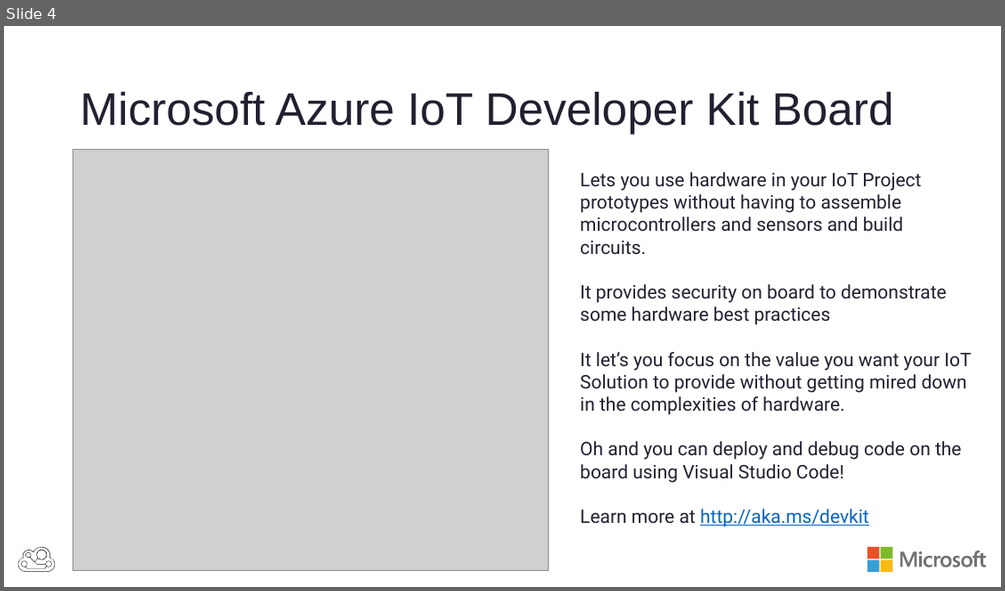
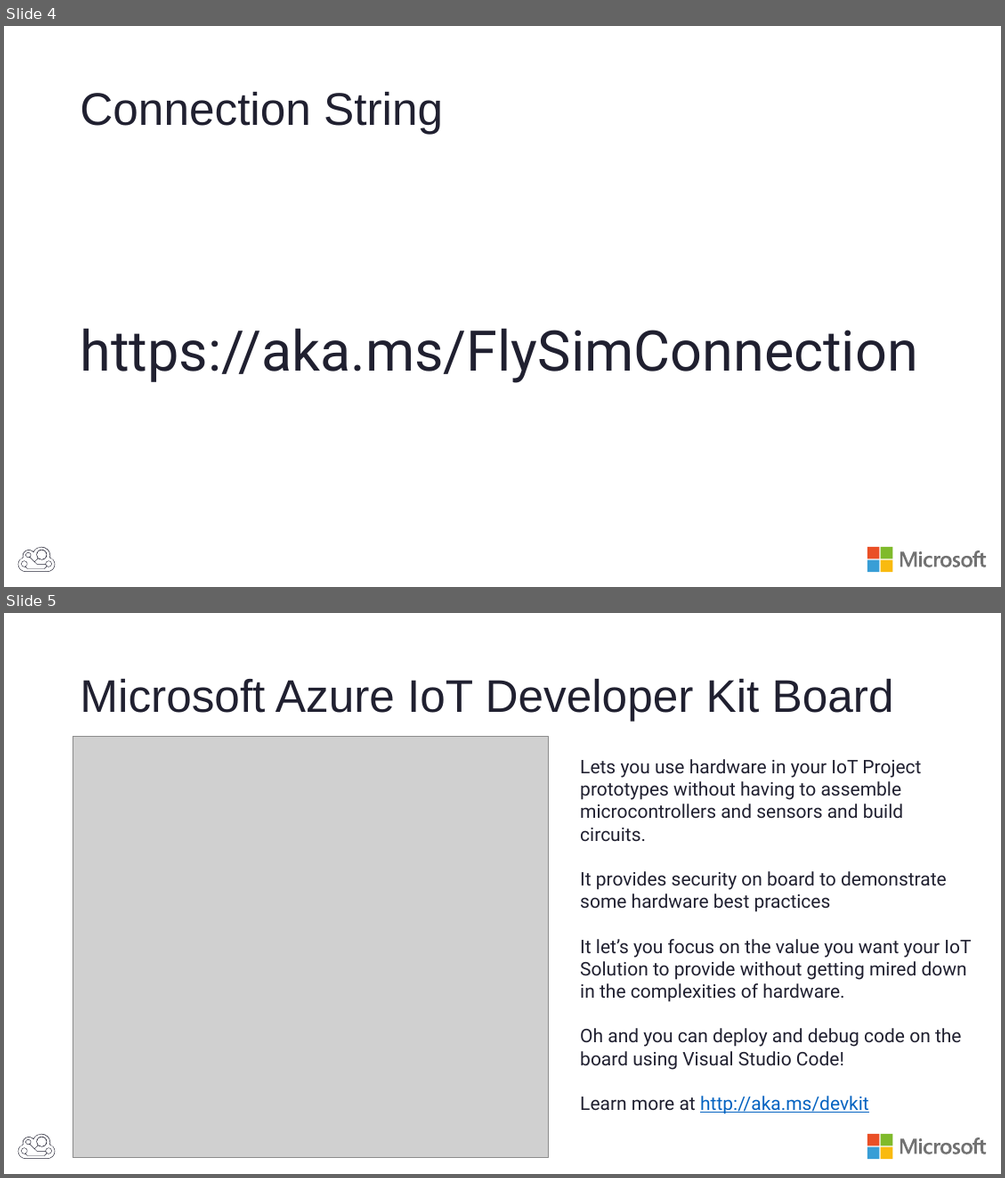
Before and after one commit to BretStateham/FlySimExpress, a slide deck: Slides/FlySimExpress.pptx. Shown one above the other, each under a label of ours: slide 4 before the commit, slides 4 and 5 after it. The pictures are 1005x591 and 1005x1178 pixels, drawn with LibreOffice and Linux fonts; fonts in the diff are those of the drawing; grey boxes stand for pictures. Boxes give left, top, right and bottom in pixels: in the first picture for what was removed or moved away, otherwise in the second. Text is boxed around its words. In the diff, an @@ line names an element or a change of style, - is before the commit and + after.

```diff
--- a/Slides/FlySimExpress.pptx
+++ b/Slides/FlySimExpress.pptx
@@ slide 4 added at [4, 26, 1001, 587], background #FFFFFF; not listed: 6 template elements that a slide beside it also shows @@
@@ title added at [80, 91, 443, 134], 44 pt, text #202030 @@
+Connection String
@@ text added at [80, 328, 918, 383], 54 pt, text #202030 @@
+https://aka.ms/FlySimConnection
@@ what was slide 4 is now slide 5 @@
```
Also in this commit, not shown: 4 slides changed, 1 other slide added, 2 slides removed, 3 other files.
